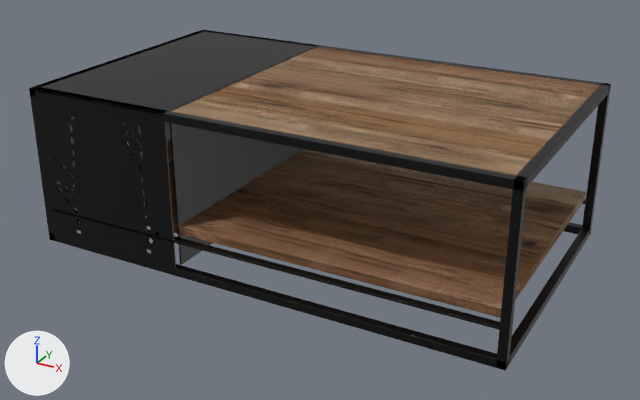
What one commit did to the glTF model models/coffee-dustin.glb.
Before and after are seen from a camera (50 mm lens) standing at (0.984, -1.8, 1.002) and looking at (0.013, -0.034, 0.119). The axes (+X, +Y, +Z) are drawn at lower left. The lights are the same throughout. The picture after the commit comes second. Where no turn or scale is listed for an object, it has been applied to the vertices. Vertices at exactly the same position are counted once.
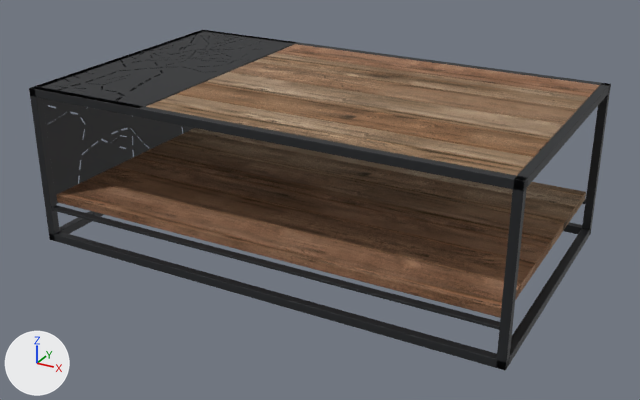
Where the newer file only moved an object's origin or applied its transform, the numbers keep the older frame.

Pixel boxes [x1, y1, x2, y2] of what changed, in the pictures (640 x 400 px; the box of a moved part takes in the faces that stretch with it):
'Mesh_11', surface changed: [61, 185, 520, 318] in both
'Mesh_10', surface changed: [143, 178, 536, 292] in both
'Mesh_3', surface changed, moved, rescaled (7% wider, 6% taller): before [228, 76, 564, 141]; after [204, 72, 564, 141]
'Mesh_0', surface changed: [298, 47, 600, 97] in both
part 1 of me_mesh_12, deleted (black): before [36, 97, 176, 268]
part 2 of me_mesh_12, deleted (black): before [170, 123, 303, 265]
part 3 of me_mesh_12, moved or reshaped: before [31, 30, 318, 211]; after [34, 30, 297, 204]
part 4 of me_mesh_12, recoloured: [30, 35, 606, 368] in both
part 5 of me_mesh_3, moved or reshaped: before [228, 76, 562, 140]; after [204, 72, 562, 140]
part 6 of me_mesh_3, surface changed: before [228, 76, 563, 141]; after [204, 72, 563, 141]
part 7 of me_mesh_6, surface changed: before [298, 149, 585, 212]; after [188, 128, 585, 212]
part 8 of me_mesh_7, surface changed: before [167, 140, 575, 232]; after [166, 131, 575, 232]
part 9 of me_mesh_8, surface changed: [142, 143, 563, 247] in both
part 10 of me_mesh_9, surface changed: before [134, 154, 550, 271]; after [115, 154, 550, 271]
part 11 of me_mesh_10, surface changed: before [143, 178, 536, 292]; after [87, 167, 536, 292]

What changed in the scene script:
```text
Change mat_recycled_elm:
    where n2 = _N.new('ShaderNodeMix'); n2.name = 'Mix'
    n2.inputs[7].default_value: (0.674, 0.471, 0.358, 1.0) -> (0.791, 0.563, 0.479, 1.0)  # 'B', beige #d6b7a1 -> 'B', beige #e6c6b8
Change mat_recycled_elm_008:
    where n2 = _N.new('ShaderNodeMix'); n2.name = 'Mix'
    n2.inputs[7].default_value: (0.875, 0.681, 0.519, 1.0) -> (0.939, 0.77, 0.672, 1.0)  # 'B', beige #f0d7bf -> 'B', pale pink #f8e3d6
Change mat_recycled_elm_009:
    where n2 = _N.new('ShaderNodeMix'); n2.name = 'Mix'
    n2.inputs[7].default_value: (0.784, 0.554, 0.405, 1.0) -> (0.874, 0.644, 0.544, 1.0)  # 'B', beige #e5c4ab -> 'B', beige #f0d2c3
Change mat_recycled_elm_010:
    where n2 = _N.new('ShaderNodeMix'); n2.name = 'Mix'
    n2.inputs[7].default_value: (0.811, 0.551, 0.352, 1.0) -> (0.894, 0.636, 0.5, 1.0)  # 'B', beige #e9c4a0 -> 'B', beige #f3d1bc
Change mat_recycled_elm_011:
    where n2 = _N.new('ShaderNodeMix'); n2.name = 'Mix'
    n2.inputs[7].default_value: (0.745, 0.529, 0.416, 1.0) -> (0.846, 0.622, 0.546, 1.0)  # 'B', beige #e0c0ad -> 'B', beige #edcfc3
Add mat_black_lacquer:
    mat_black_lacquer = principled_material('black lacquer')
    mat_black_lacquer.base_color = (0.0185, 0.0203, 0.0232)  # black #25272a
    mat_black_lacquer.metallic = 0.2
    mat_black_lacquer.roughness = 0.55
Change me_mesh_12:
    remove me_mesh_12.from_pydata(...)  # 3666 vertices, 8544 faces; spans x -0.6..0.6, y -0.35..0.35, z -0.2..0.2
    add me_mesh_12.from_pydata(...)  # 3072 vertices, 7188 faces; spans x -0.6..0.6, y -0.35..0.35, z -0.2..0.2
    me_mesh_12 part 1: the loose piece of 296 vertices spanning x -0.58..-0.2, y -0.35..-0.346, z -0.18..0.18 is deleted
    me_mesh_12 part 2: the loose piece of 152 vertices spanning x -0.202..-0.198, y -0.33..0.33, z -0.18..0.18 is deleted
    me_mesh_12 part 3: 14 vertices moved from x -0.6..-0.2, y -0.349..0.35, z -0.179..0.195 to x -0.6..-0.423, y -0.349..0.349, z -0.112..0.2; 896 vertices removed from x -0.6..-0.2, y -0.35..0.35, z -0.18..0.2; 1246 vertices added at x -0.6..-0.271, y -0.349..0.349, z -0.113..0.2
    me_mesh_12 part 4: 4057 faces spanning x -0.6..0.6, y -0.35..0.35, z -0.2..0.2 switch from mat_black_steel (black #121212) to mat_black_lacquer (black #25272a)
    other edits to the shape of me_mesh_12 do not show in these pictures
Change me_mesh_3:
    remove me_mesh_3.from_pydata(...)  # 152 vertices, 300 faces; spans x -0.388..0.388, y -0.053..0.053, z -0.011..0.011
    add me_mesh_3.from_pydata(...)  # 152 vertices, 300 faces; spans x -0.458..0.388, y -0.053..0.053, z -0.011..0.011
    me_mesh_3 part 5: the whole mesh is scaled about its middle by (1.09, 1, 1), then moved by (-0.035, 0.0, 0.0)
    me_mesh_3 part 6: texture (UV) coordinates of 300 of 300 faces, centred in x -0.388..0.388, y -0.053..0.053, z -0.011..0.011, changed; they spanned u 3.93..4.7, v -2.91..-2.8 and now span u 4.81..5.65, v -5.71..-5.61
Change me_mesh_6:
    where me_mesh_6.from_pydata(...)  # 152 vertices, 300 faces; spans x -0.579..0.579, y -0.054..0.054, z -0.011..0.011
    me_mesh_6 part 7: texture (UV) coordinates of 300 of 300 faces, centred in x -0.579..0.579, y -0.054..0.054, z -0.011..0.011, changed; they spanned u 3.42..4.58, v -0.56..-0.45 and now span u 4.95..6.1, v -0.03..0.07
Change me_mesh_7:
    where me_mesh_7.from_pydata(...)  # 152 vertices, 300 faces; spans x -0.579..0.579, y -0.054..0.054, z -0.011..0.011
    me_mesh_7 part 8: texture (UV) coordinates of 300 of 300 faces, centred in x -0.579..0.579, y -0.054..0.054, z -0.011..0.011, changed; they spanned u 5.93..7.09, v -3.91..-3.8 and now span u 7.18..8.33, v -6.18..-6.08
Change me_mesh_8:
    where me_mesh_8.from_pydata(...)  # 152 vertices, 300 faces; spans x -0.579..0.579, y -0.054..0.054, z -0.011..0.011
    me_mesh_8 part 9: texture (UV) coordinates of 300 of 300 faces, centred in x -0.579..0.579, y -0.054..0.054, z -0.011..0.011, changed; they spanned u 3.16..4.32, v -0.49..-0.39 and now span u 6.77..7.93, v -0.84..-0.74
Change me_mesh_9:
    where me_mesh_9.from_pydata(...)  # 152 vertices, 300 faces; spans x -0.579..0.579, y -0.054..0.054, z -0.011..0.011
    me_mesh_9 part 10: texture (UV) coordinates of 300 of 300 faces, centred in x -0.579..0.579, y -0.054..0.054, z -0.011..0.011, changed; they spanned u 2.67..3.83, v -4.21..-4.11 and now span u 3.76..4.91, v -2.65..-2.55
Change me_mesh_10:
    where me_mesh_10.from_pydata(...)  # 152 vertices, 300 faces; spans x -0.579..0.579, y -0.054..0.054, z -0.011..0.011
    me_mesh_10 part 11: texture (UV) coordinates of 300 of 300 faces, centred in x -0.579..0.579, y -0.054..0.054, z -0.011..0.011, changed; they spanned u 4.44..5.59, v -3.17..-3.07 and now span u 0.11..1.27, v 0.94..1.05
Change me_mesh_11:
    where me_mesh_11.from_pydata(...)  # 152 vertices, 300 faces; spans x -0.579..0.579, y -0.054..0.054, z -0.011..0.011
    me_mesh_11 part 12: texture (UV) coordinates of 300 of 300 faces, centred in x -0.579..0.579, y -0.054..0.054, z -0.011..0.011, changed; they spanned u 5.74..6.9, v -5.03..-4.92 and now span u 0.03..1.18, v 0.03..0.13
```
